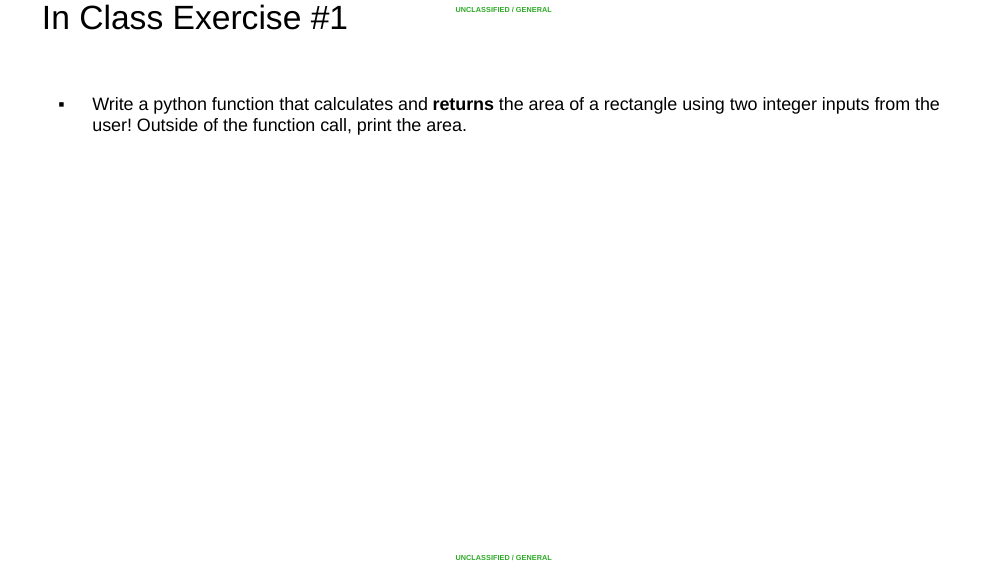
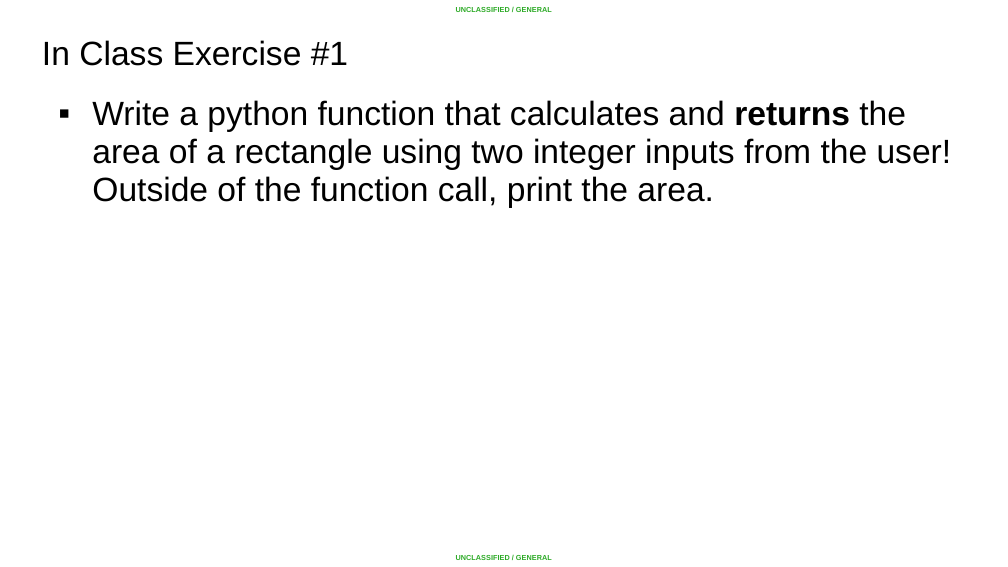
Before and after one commit to rhaenze/summer-course, a slide deck: slide 23 of Python/Lesson 03 - Functions/Lesson 03 - Functions.pptx. Drawn at 1008x567 pixels with LibreOffice and Linux fonts; fonts in the diff are those of the drawing; background and template pictures are left out. Boxes give left, top, right and bottom in pixels: in the first picture for what was removed or moved away, otherwise in the second. Text is boxed around its words. In the diff, an @@ line names an element or a change of style, - is before the commit and + after.

```diff
--- a/Python/Lesson 03 - Functions/Lesson 03 - Functions.pptx
+++ b/Python/Lesson 03 - Functions/Lesson 03 - Functions.pptx
@@ title "In Class Exercise #1" moved from (x1=42, y1=4, x2=348, y2=30) to (x1=42, y1=40, x2=348, y2=66) @@
@@ text "Write a python function that ..." at (x1=92, y1=100, x2=952, y2=208): size 12.8 to 24 pt @@
```
Also in this commit, not shown: 2 other slides changed, 1 other file.
